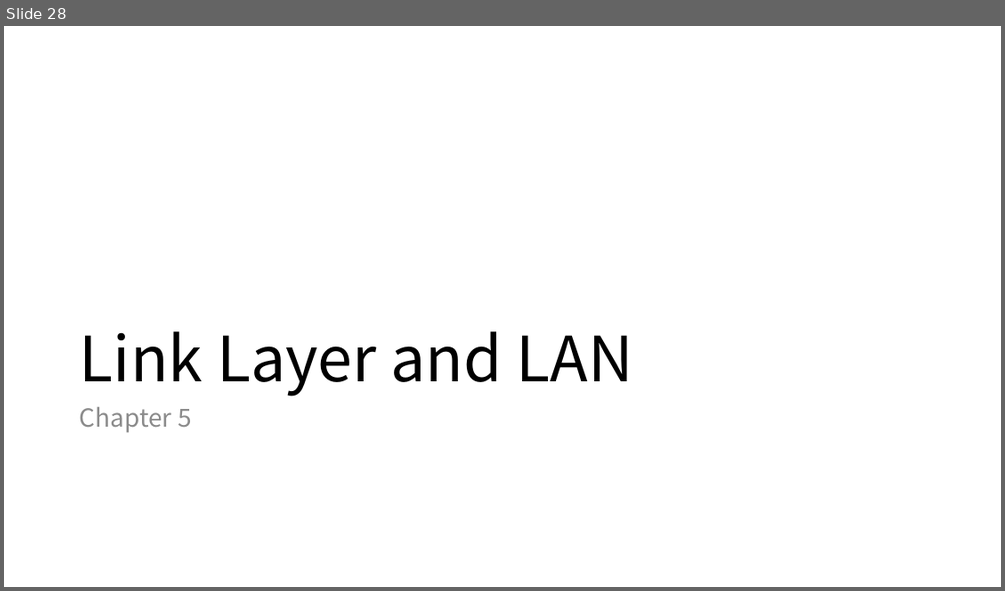
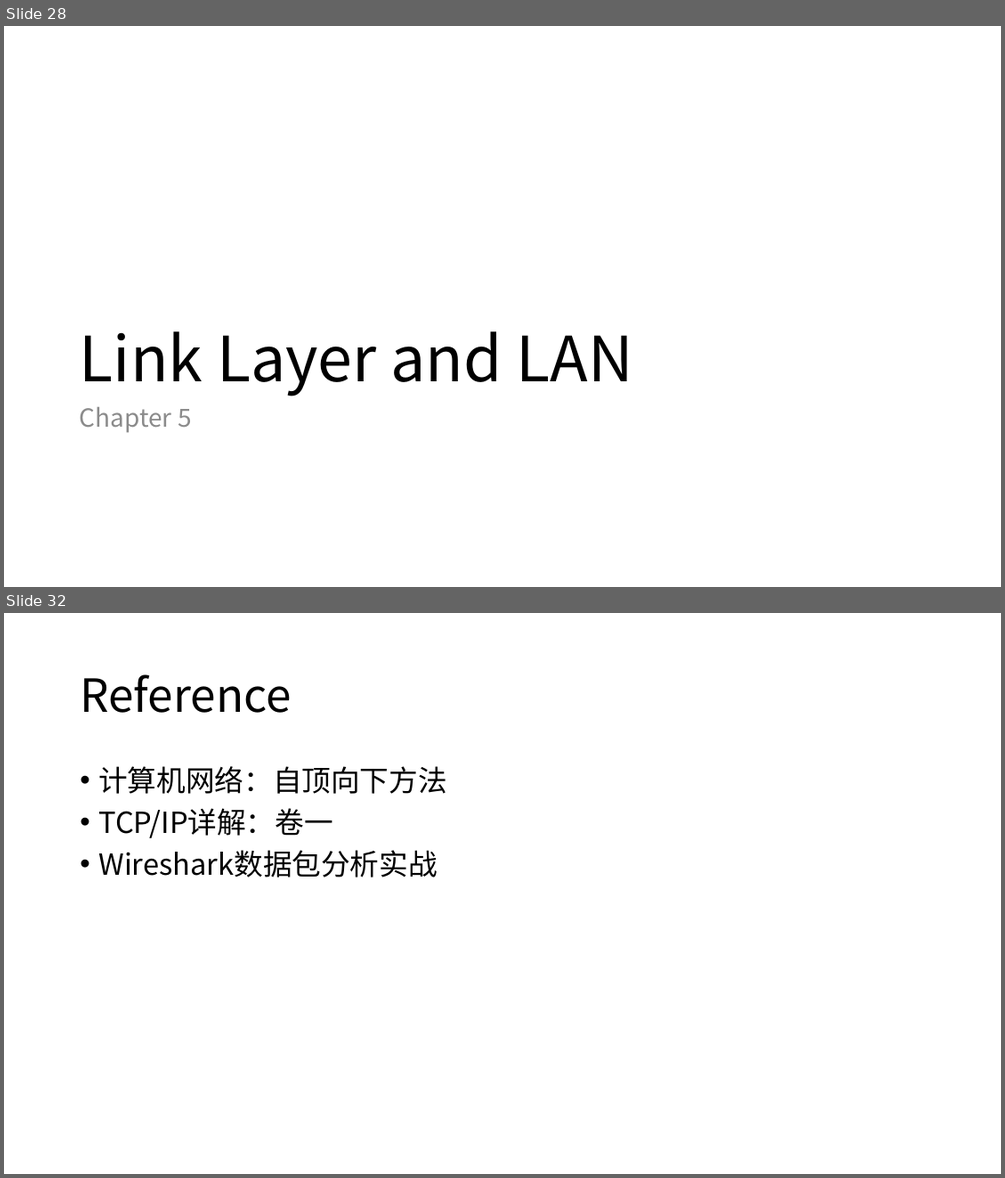
Before and after one commit to Lyther/wiki, a slide deck: docs/assets/Computer Network.pptx. Shown one above the other, each under a label of ours: slide 28 before the commit, slides 28 and 32 after it; the slides between them are not shown. The pictures are 1005x591 and 1005x1178 pixels, drawn with LibreOffice and Linux fonts; fonts in the diff are those of the drawing. Boxes give left, top, right and bottom in pixels: in the first picture for what was removed or moved away, otherwise in the second. Text is boxed around its words. In the diff, an @@ line names an element or a change of style, - is before the commit and + after.

```diff
--- a/docs/assets/Computer Network.pptx
+++ b/docs/assets/Computer Network.pptx
@@ slide 32 added at (x1=4, y1=613, x2=1001, y2=1174), background #FFFFFF @@
@@ title added at (x1=80, y1=674, x2=291, y2=713), 44 pt, text #000000 @@
+Reference
@@ text added at (x1=98, y1=766, x2=446, y2=877), 28 pt, text #000000 @@
+• 计算机网络：自顶向下方法
+• TCP/IP详解：卷一
+• Wireshark数据包分析实战
```
Also in this commit, not shown: 3 other slides added, 1 slide removed, 5 other files.
